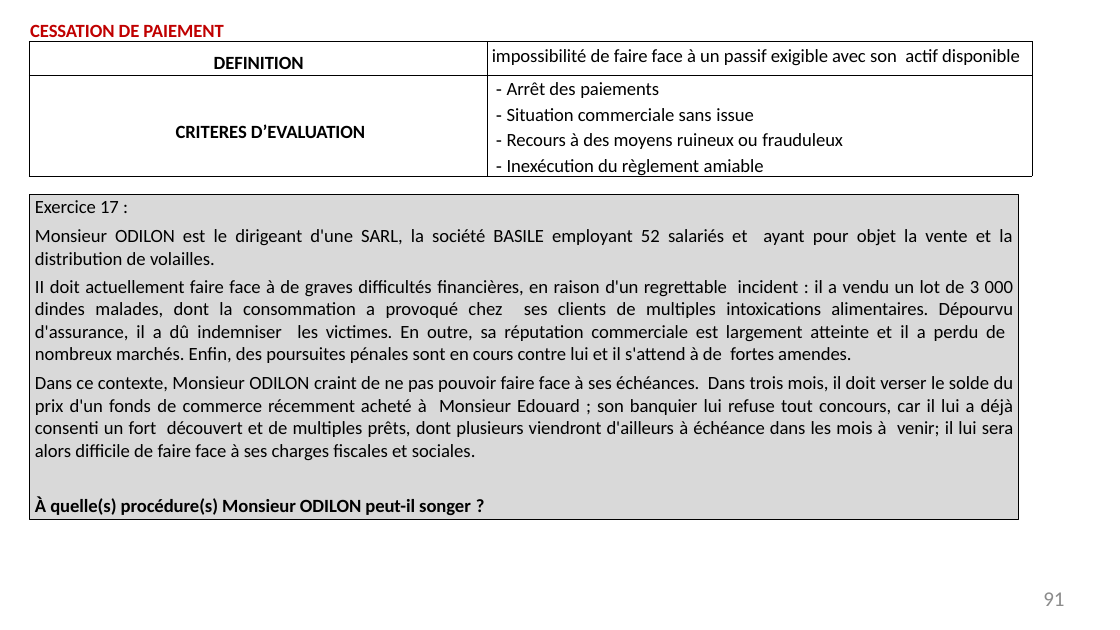
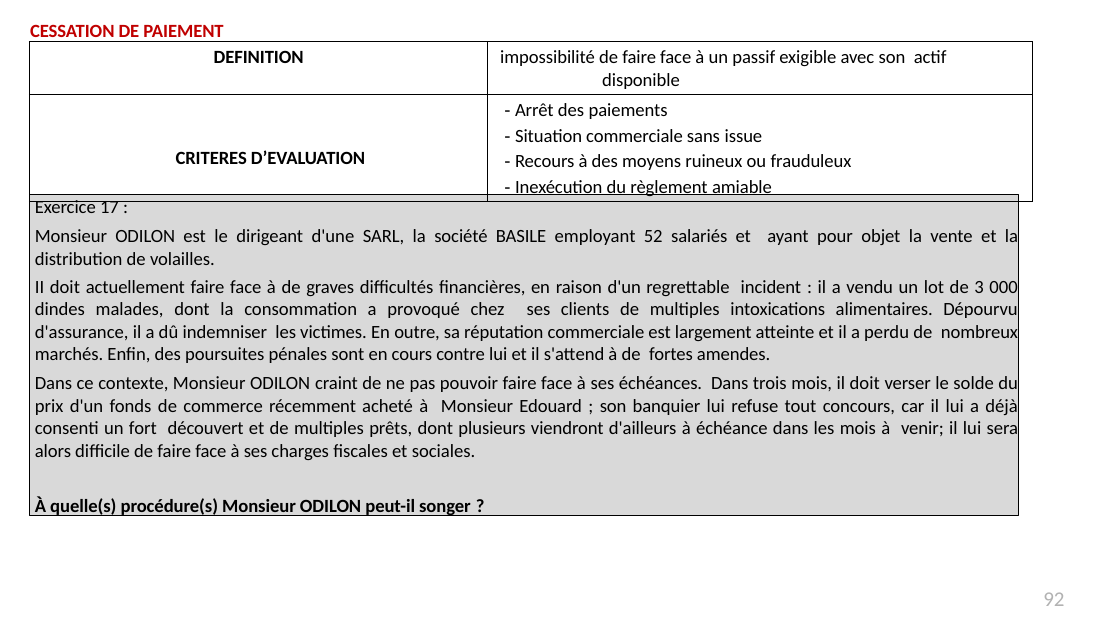
Before and after one commit to iamiago/ING2, a slide deck: slide 92 of DroitDesAffaires/Support-droit-des-affaires_Septembre-2021.pptx (slide 91 before the commit). Drawn at 1120x630 pixels with LibreOffice and Linux fonts; fonts in the diff are those of the drawing. Boxes give left, top, right and bottom in pixels: in the first picture for what was removed or moved away, otherwise in the second. Text is boxed around its words. In the diff, an @@ line names an element or a change of style, - is before the commit and + after.

```diff
--- a/DroitDesAffaires/Support-droit-des-affaires_Septembre-2021.pptx
+++ b/DroitDesAffaires/Support-droit-des-affaires_Septembre-2021.pptx
@@ table at [29,41,1033,200] @@
@@ borders changed @@
@@ rectangle "Exercice 17 :": place and size @@
-rectangle "Exercice 17 :" at [29,194,1018,519]
+rectangle "Exercice 17 :" at [29,194,1018,515]
@@ text in rectangle at [35,229,1018,460]: letter spacing 0.1 to 0 pt in "le", "de" @@
@@ page number at [1043,592,1064,606]: text changed; text colour #8C8C8C to #B2B2B2 @@
-91
+92
```
Also in this commit, not shown: 106 other slides changed, 1 slide added, 38 other files.
